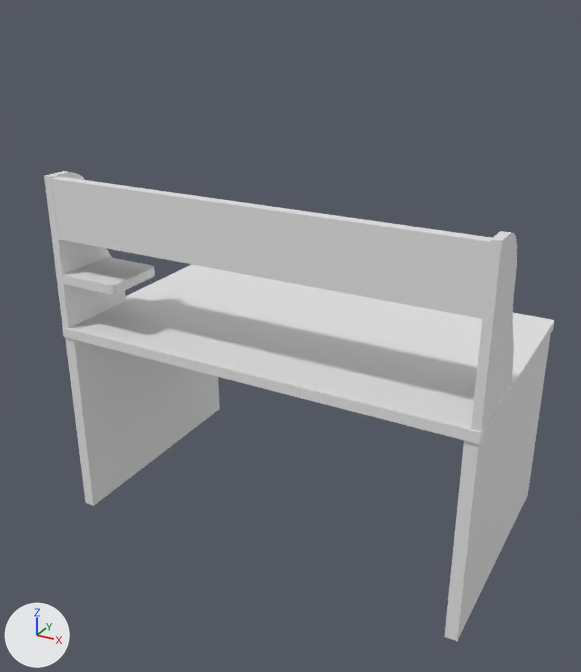
A saved change to the FBX model Assets/Prefabs/Tables/table_tier7.fbx.
One viewpoint serves both versions: a camera (50 mm lens) standing at (1.45, -2.83, 2.35) and looking at (-0.04, -0.12, 1.0). Lighting does not change. The marker at lower left points along +X, +Y and +Z. Where no turn or scale is listed for an object, it has been applied to the vertices.
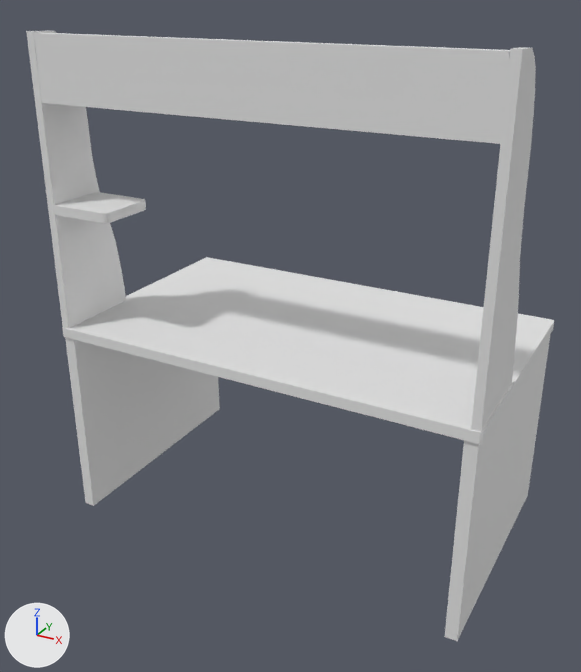
The change, as a diff of the scene's bpy script:
```diff
--- a/Assets/Prefabs/Tables/table_tier7.fbx.py
+++ b/Assets/Prefabs/Tables/table_tier7.fbx.py
@@ ob_cube_002 @@
 ob_cube_002 = bpy.data.objects.new('Cube.002', me_cube_006)
-ob_cube_002.location = (0.88, -0.374, 1.348)
-ob_cube_002.scale = (0.0166, 0.173, 0.33)
+ob_cube_002.location = (0.88, -0.374, 1.611)
+ob_cube_002.scale = (0.0166, 0.173, 0.607)
@@ ob_cube_003 @@
 ob_cube_003 = bpy.data.objects.new('Cube.003', me_cube_005)
-ob_cube_003.location = (-0.888, -0.374, 1.348)
-ob_cube_003.scale = (0.0166, 0.173, 0.33)
+ob_cube_003.location = (-0.888, -0.374, 1.611)
+ob_cube_003.scale = (0.0166, 0.173, 0.607)
@@ ob_cube_004 @@
 ob_cube_004 = bpy.data.objects.new('Cube.004', me_cube_007)
-ob_cube_004.location = (-0.004, -0.526, 1.555)
+ob_cube_004.location = (-0.004, -0.526, 2.084)
@@ ob_cube_005 @@
 ob_cube_005 = bpy.data.objects.new('Cube.005', me_cube_008)
-ob_cube_005.location = (-0.004, -0.412, 1.433)
+ob_cube_005.location = (-0.004, -0.412, 1.962)
@@ ob_roundcube @@
 ob_roundcube = bpy.data.objects.new('Roundcube', me_roundcube)
-ob_roundcube.location = (-0.774, -0.425, 1.24)
+ob_roundcube.location = (-0.774, -0.439, 1.532)
 ob_roundcube.rotation_euler = (0.0, 0.0, 3.142)  # degrees (0, 0, 180)
-ob_roundcube.scale = (-0.123, -0.123, -0.0243)
+ob_roundcube.scale = (-0.123, -0.112, -0.0243)
```

What differs and where, as boxes [x1, y1, x2, y2] in the pictures (581 x 672 px):
'Cube.004', moved: before [51, 177, 492, 306]; after [34, 33, 510, 129]
'Cube.002', moved, rescaled (40% wider, 91% taller): before [471, 231, 517, 432]; after [471, 47, 536, 432]
'Cube.003', moved, rescaled (22% wider, 88% taller): before [44, 171, 126, 329]; after [26, 31, 126, 329]
'Cube.005', moved: before [57, 229, 484, 319]; after [40, 91, 502, 144]
'Roundcube', moved, rescaled (18% shorter): before [62, 257, 155, 295]; after [52, 192, 146, 223]
